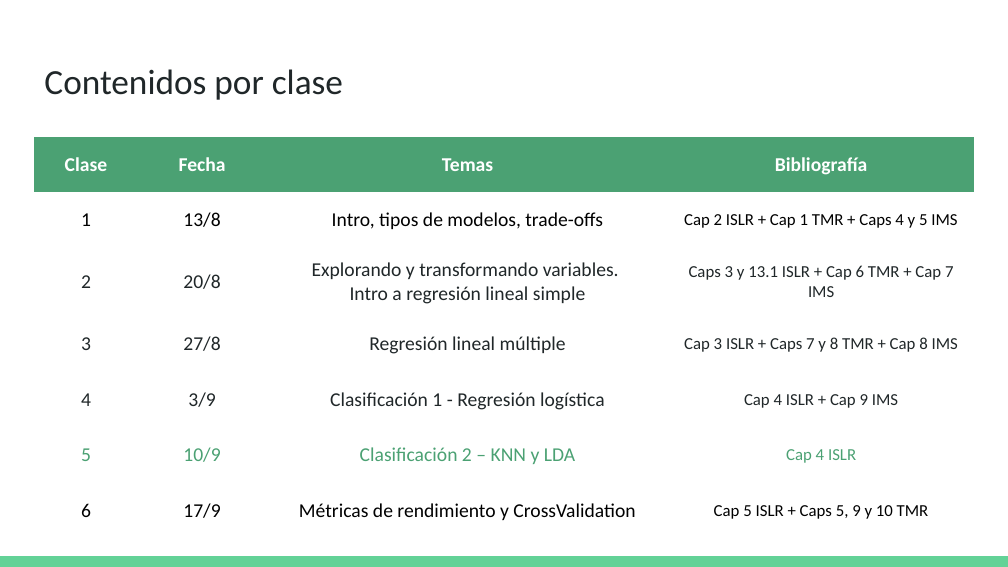
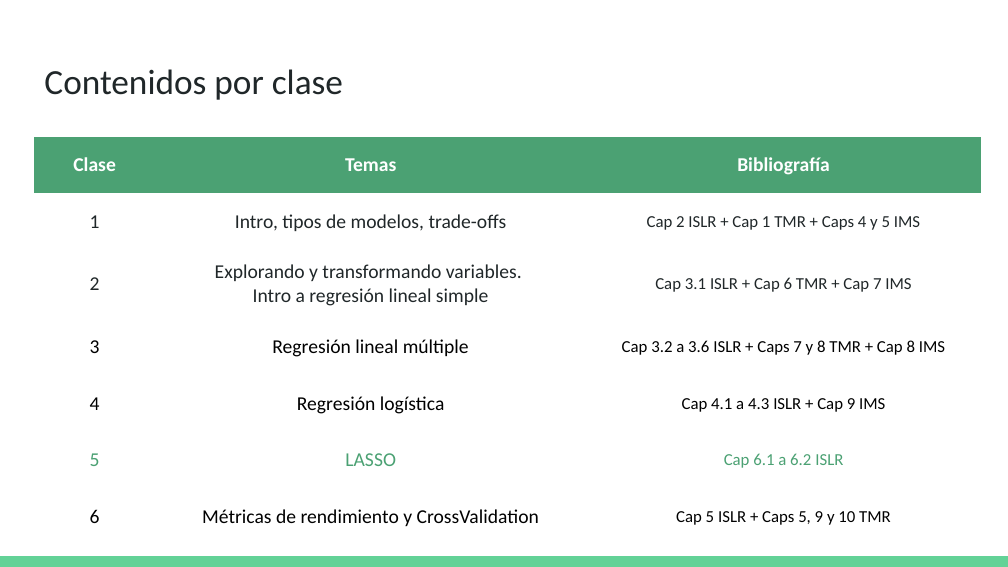
Before and after one commit to DCSCyHD/2023_modulo_3, a slide deck: slide 2 of clase5/teorica_5.pptx. Drawn at 1008x567 pixels with LibreOffice and Linux fonts; fonts in the diff are those of the drawing. Boxes give left, top, right and bottom in pixels: in the first picture for what was removed or moved away, otherwise in the second. Text is boxed around its words. In the diff, an @@ line names an element or a change of style, - is before the commit and + after.

```diff
--- a/clase5/teorica_5.pptx
+++ b/clase5/teorica_5.pptx
@@ table at (34,136,981,545) @@
-column 2: Fecha | 13/8 | 20/8 | 27/8 | 3/9 | 10/9 | 17/9
-column 3: Temas | Intro, tipos de modelos, trade-offs | Explorando y transformando variables. / Intro a regresión lineal simple | Regresión lineal múltiple | Clasificación 1 - Regresión logística | Clasificación 2 – KNN y LDA | Métricas de rendimiento y CrossValidation
-column 4: Bibliografía | Cap 2 ISLR + Cap 1 TMR + Caps 4 y 5 IMS | Caps 3 y 13.1 ISLR + Cap 6 TMR + Cap 7 IMS | Cap 3 ISLR + Caps 7 y 8 TMR + Cap 8 IMS | Cap 4 ISLR + Cap 9 IMS | Cap 4 ISLR | Cap 5 ISLR + Caps 5, 9 y 10 TMR
+column 2: Temas | Intro, tipos de modelos, trade-offs | Explorando y transformando variables. / Intro a regresión lineal simple | Regresión lineal múltiple | Regresión logística | LASSO | Métricas de rendimiento y CrossValidation
+column 3: Bibliografía | Cap 2 ISLR + Cap 1 TMR + Caps 4 y 5 IMS | Cap 3.1 ISLR + Cap 6 TMR + Cap 7 IMS | Cap 3.2 a 3.6 ISLR + Caps 7 y 8 TMR + Cap 8 IMS | Cap 4.1 a 4.3 ISLR + Cap 9 IMS | Cap 6.1 a 6.2 ISLR | Cap 5 ISLR + Caps 5, 9 y 10 TMR
@@ table: place and size @@
-table at (34,136,973,547)
+table at (34,136,981,545)
```
Also in this commit, not shown: 6 other slides changed, 9 slides added, 17 slides removed, 6 other files.
